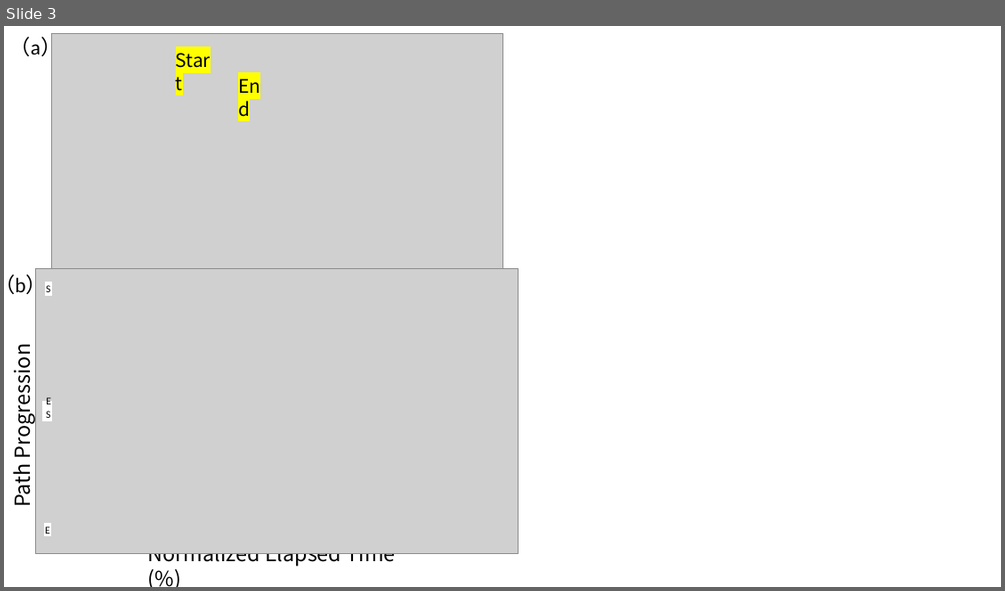
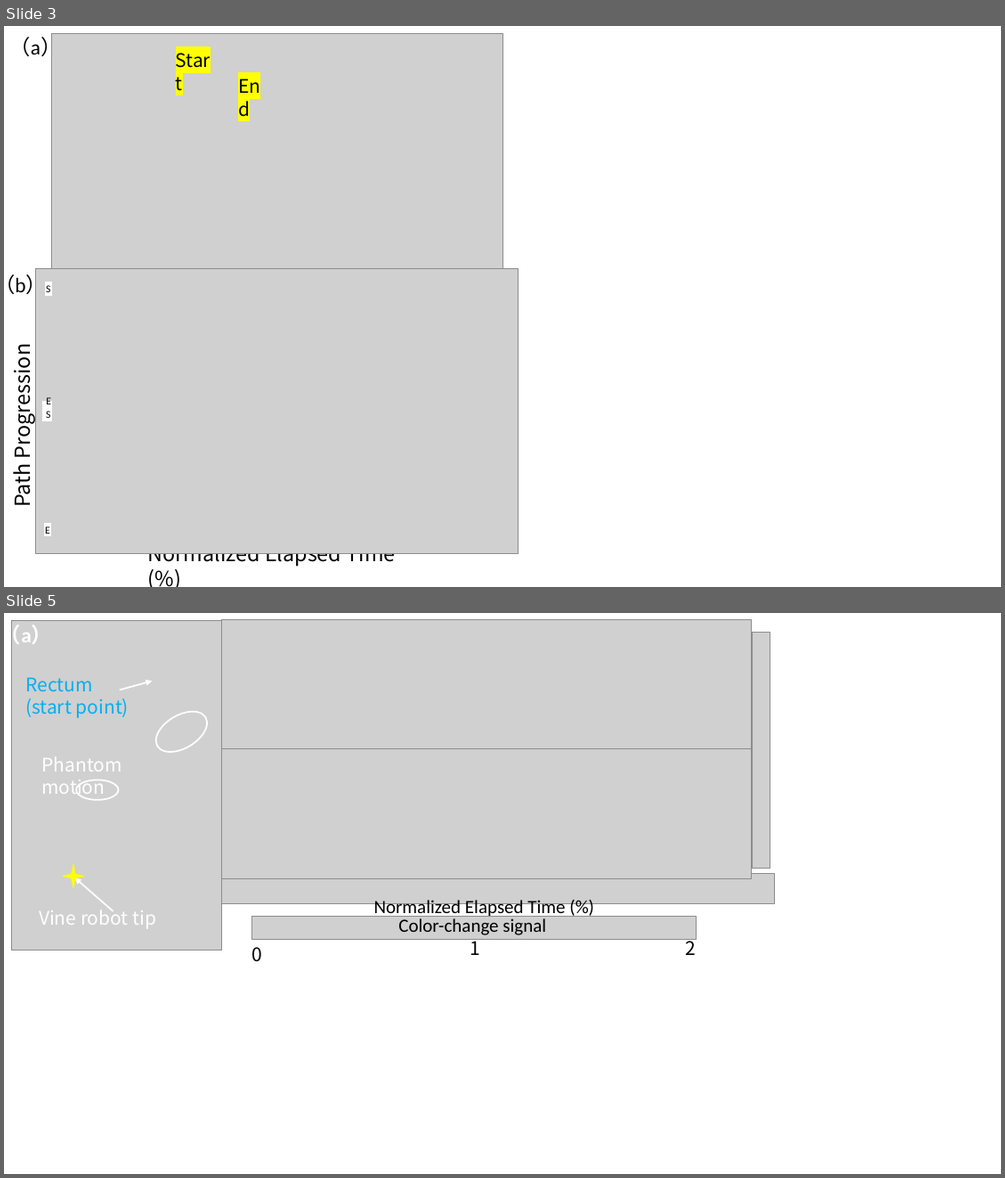
Before and after one commit to cqz123321/Eversion_tracker, a slide deck: Fig for Paper/signalcompare.pptx. Shown one above the other, each under a label of ours: slide 3 before the commit, slides 3 and 5 after it; the slides between them are not shown. The pictures are 1005x591 and 1005x1178 pixels, drawn with LibreOffice and Linux fonts; fonts in the diff are those of the drawing; grey boxes stand for pictures. Boxes give left, top, right and bottom in pixels: in the first picture for what was removed or moved away, otherwise in the second. Text is boxed around its words. In the diff, an @@ line names an element or a change of style, - is before the commit and + after.

```diff
--- a/Fig for Paper/signalcompare.pptx
+++ b/Fig for Paper/signalcompare.pptx
@@ slide 5 added at bbox=[4, 613, 1001, 1174], background #FFFFFF @@
@@ text added at bbox=[4, 621, 52, 648], 20 pt, text #FFFFFF, bold @@
+（a）
@@ text added at bbox=[35, 620, 87, 641], 20 pt, text #FFFFFF, bold @@
+（a）
@@ group added at bbox=[11, 620, 222, 950]: 3 texts, 2 arrows, 2 ellipses, 1 picture @@
+Rectum
+(start point)
+Vine robot tip
+Phantom motion
@@ star added at bbox=[63, 864, 84, 888], fill #FFFF00, outline #FFFF00 1.5 pt @@
@@ group added at bbox=[222, 620, 774, 962]: 5 pictures, 5 texts @@
+Normalized Elapsed Time (%)
+Color-change signal
+0
+1
+2
```
Also in this commit, not shown: 1 slide changed, 1 other slide added, 9 other files.
